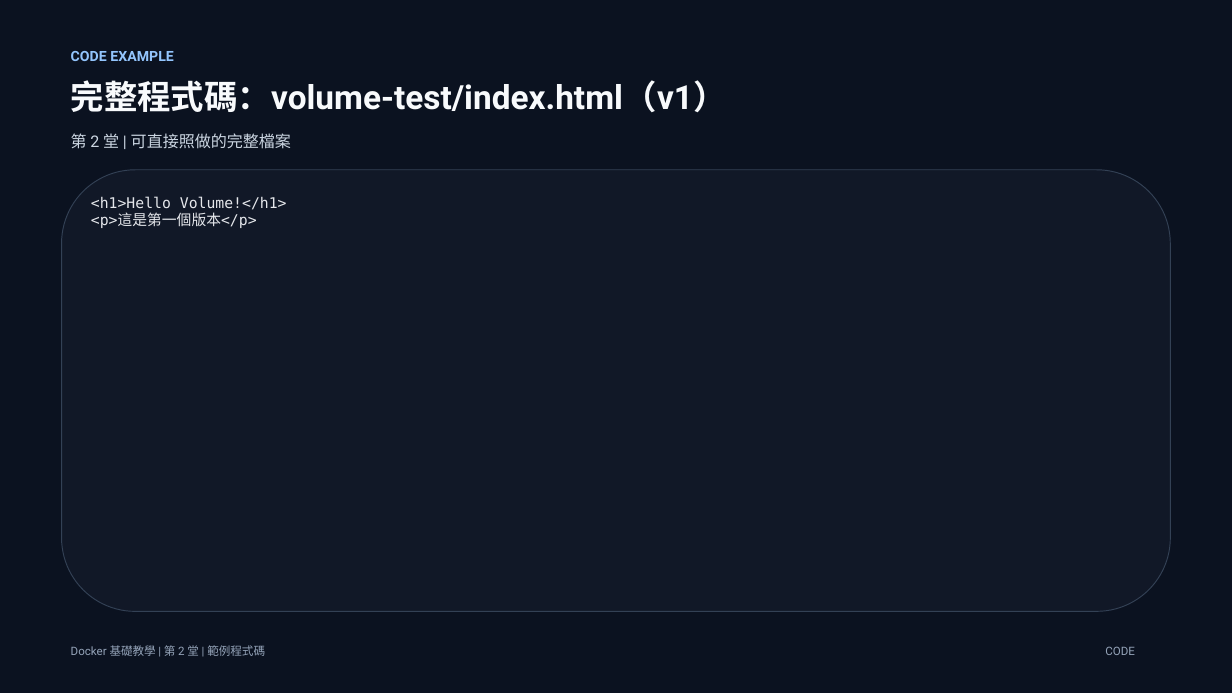
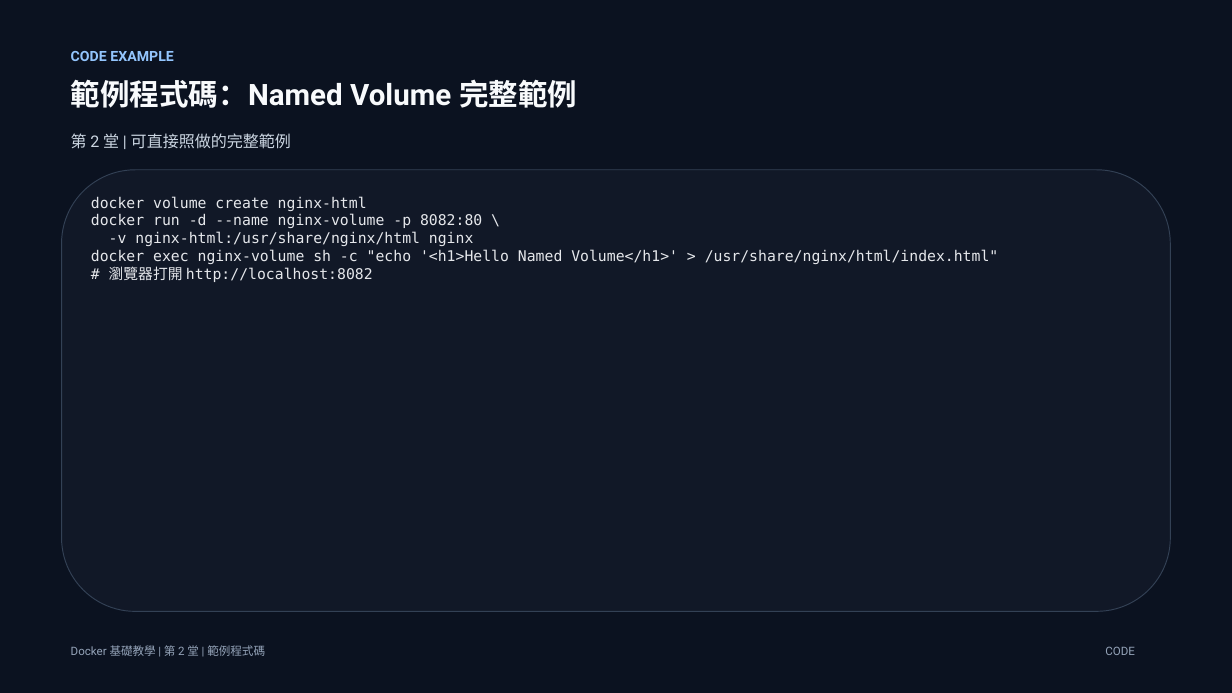
Before and after one commit to lalalalaluk/docker-practice, a slide deck: slide 30 of slides/docker-session2-flask-volume.pptx (slide 36 before the commit). Drawn at 1232x693 pixels with LibreOffice and Linux fonts; fonts in the diff are those of the drawing. Boxes give left, top, right and bottom in pixels: in the first picture for what was removed or moved away, otherwise in the second. Text is boxed around its words. In the diff, an @@ line names an element or a change of style, - is before the commit and + after.

```diff
--- a/slides/docker-session2-flask-volume.pptx
+++ b/slides/docker-session2-flask-volume.pptx
@@ text at [71, 79, 577, 108]: text changed; size 26 to 23 pt @@
-完整程式碼：volume-test/index.html（v1）
+範例程式碼：Named Volume 完整範例
@@ text at [71, 133, 291, 149]: text changed @@
-第 2 堂 | 可直接照做的完整檔案
+第 2 堂 | 可直接照做的完整範例
@@ text at [91, 196, 999, 282]: text changed @@
-<h1>Hello Volume!</h1>
-<p>這是第一個版本</p>
+docker volume create nginx-html
+docker run -d --name nginx-volume -p 8082:80 \
+-v nginx-html:/usr/share/nginx/html nginx
+docker exec nginx-volume sh -c "echo '<h1>Hello Named Volume</h1>' > /usr/share/nginx/html/index.html"
+# 瀏覽器打開 http://localhost:8082
```
Also in this commit, not shown: 38 other slides changed, 3 slides added, 3 slides removed, 4 other files.
